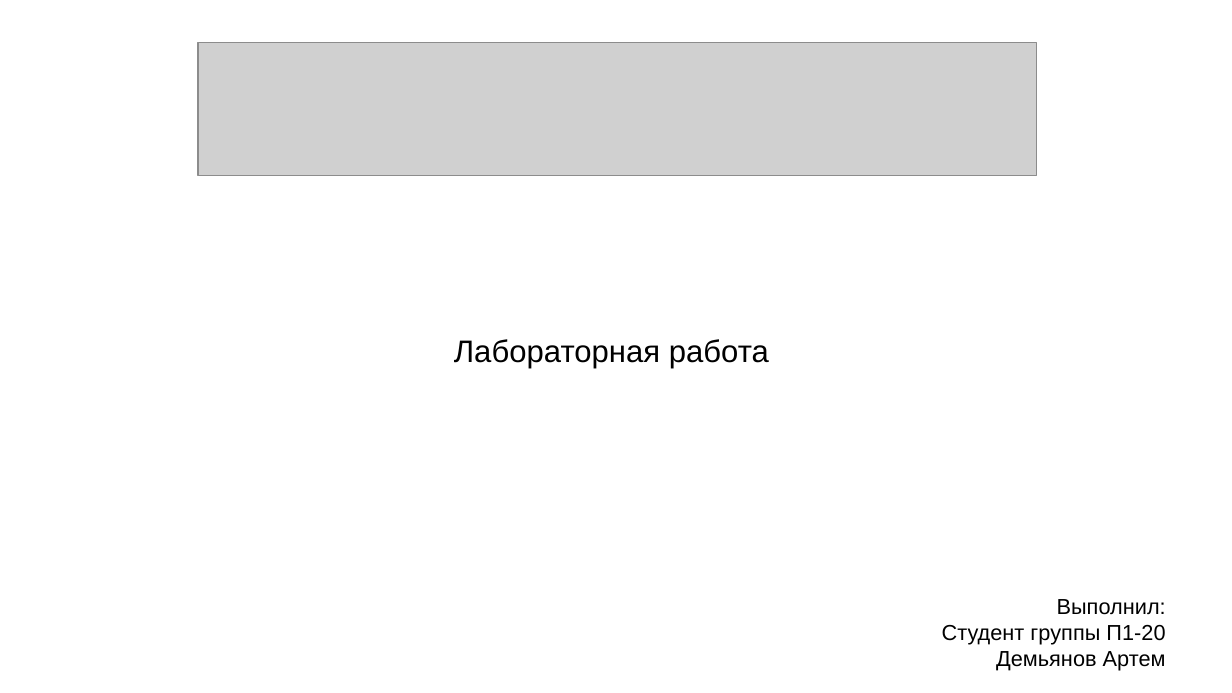
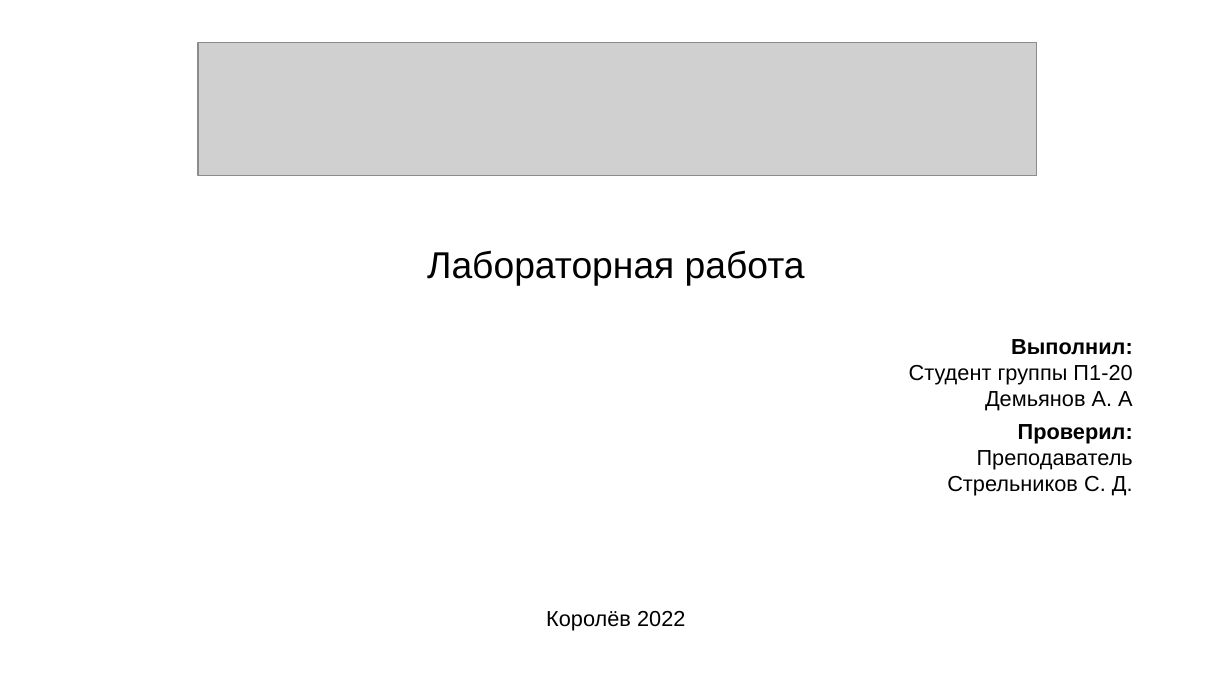
Before and after one commit to hantagu/KT_Calculator, a slide deck: slide 1 of Презентация.odp. Drawn at 1232x693 pixels with LibreOffice and Linux fonts; fonts in the diff are those of the drawing; grey boxes stand for pictures. Boxes give left, top, right and bottom in pixels: in the first picture for what was removed or moved away, otherwise in the second. Text is boxed around its words. In the diff, an @@ line names an element or a change of style, - is before the commit and + after.

```diff
--- a/Презентация.odp
+++ b/Презентация.odp
@@ subtitle added at [427,250,805,286], 24 pt, text #000000 @@
+Лабораторная работа
@@ subtitle removed at [454,339,1166,671] @@
-Лабораторная работа
-Выполнил:
-Студент группы П1-20
-Демьянов Артем
@@ text added at [909,339,1133,411], 14 pt, text #000000 @@
+Выполнил:
+Студент группы П1-20
+Демьянов А. А
@@ text added at [947,424,1133,496], 14 pt, text #000000 @@
+Проверил:
+Преподаватель
+Стрельников С. Д.
@@ text added at [546,611,685,631], 14 pt, text #000000 @@
+Королёв 2022
```
Also in this commit, not shown: 4 slides added.
